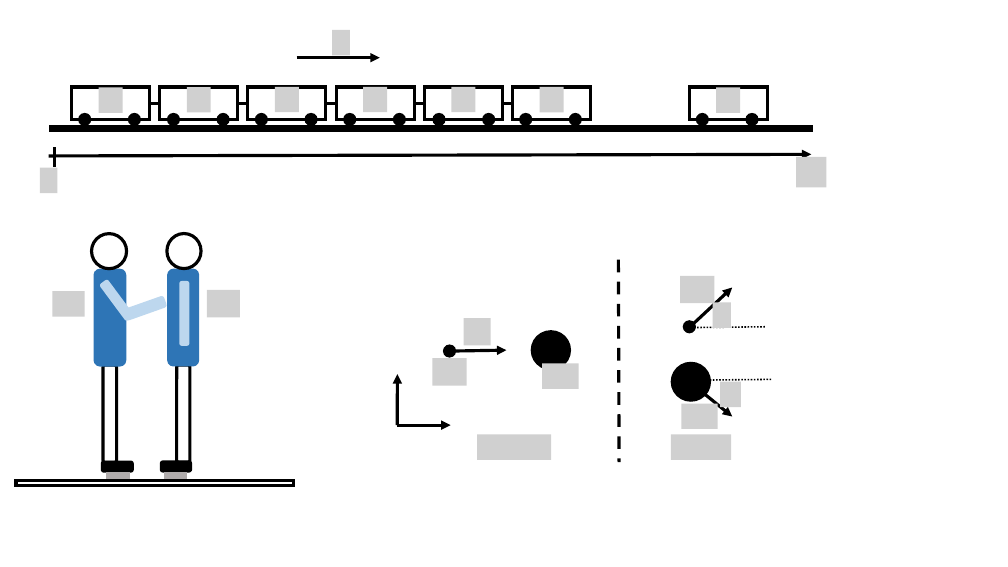
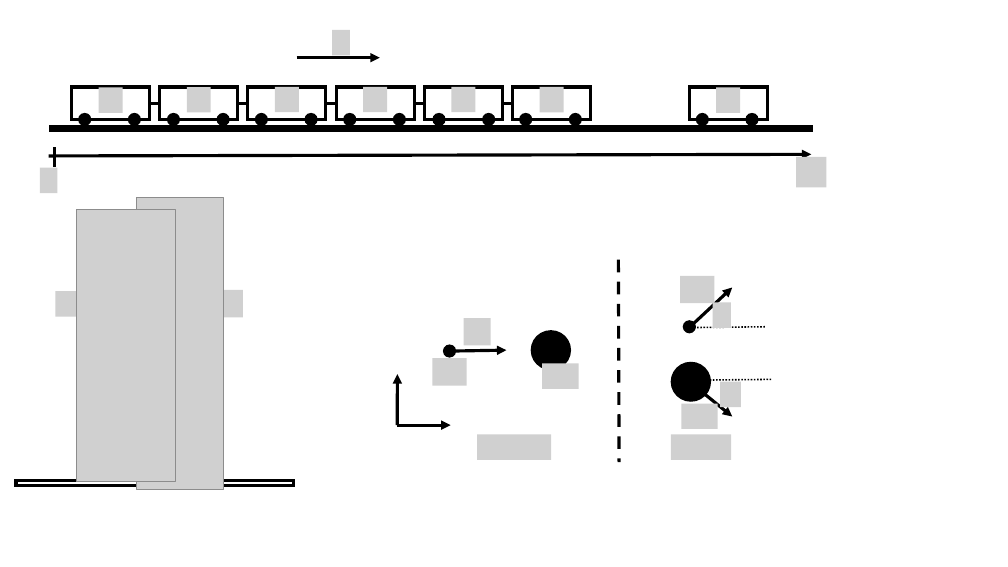
Before and after one commit to OSTP/PhysicsArtofModelling, a slide deck: slide 3 of tex/figures/MomentumAndCM/Figures.pptx. Drawn at 1008x567 pixels with LibreOffice and Linux fonts; fonts in the diff are those of the drawing; grey boxes stand for pictures; background and template pictures are left out. Boxes give left, top, right and bottom in pixels: in the first picture for what was removed or moved away, otherwise in the second. Text is boxed around its words. In the diff, an @@ line names an element or a change of style, - is before the commit and + after.

```diff
--- a/tex/figures/MomentumAndCM/Figures.pptx
+++ b/tex/figures/MomentumAndCM/Figures.pptx
@@ picture added at [76, 209, 175, 482] @@
@@ picture added at [137, 197, 223, 489] @@
@@ group removed at [91, 234, 201, 477]: 9 rounded rectangles, 2 rectangles, 2 ellipses @@
```
Also in this commit, not shown: 1 other slide changed, 1 slide added, 1 slide removed, 5 other files.
